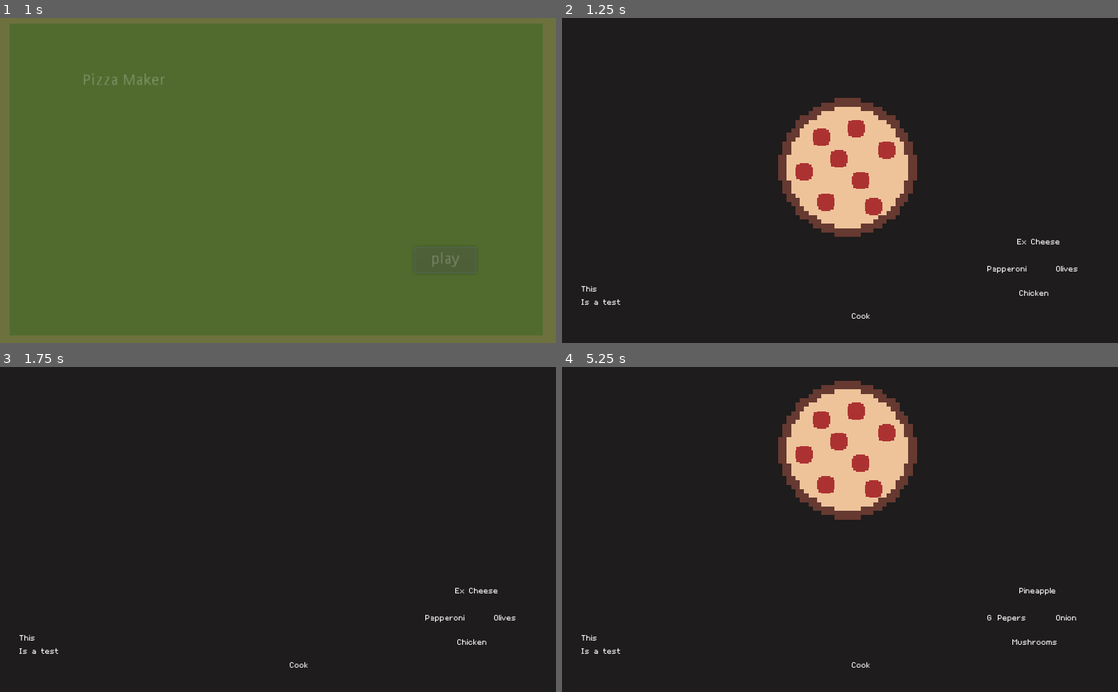
Above: before the commit, frames 1-4 (two rows, left to right).
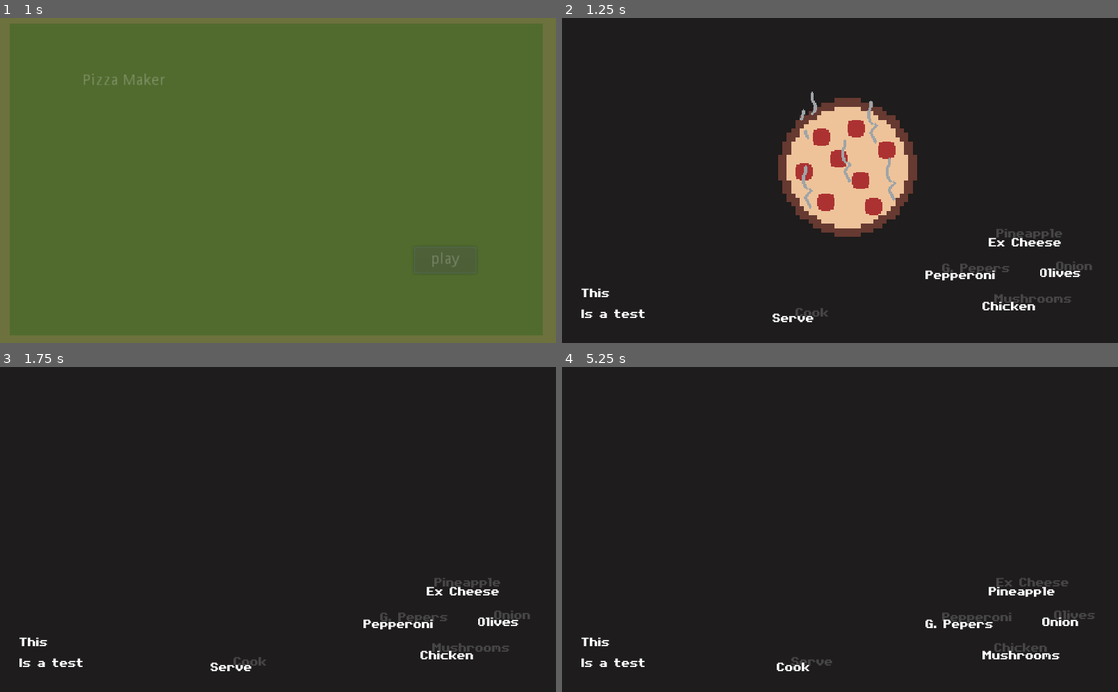
Above: after the commit, the same moments.

Repository: Boyquotes/pizza-maker
Game: Godot game, scene res://game/scene/main_menu.tscn
Two runs of this game, one before a commit and one after it. Both use one fixed random seed, a clock stepped at 60 frames per second and the inputs below.
Inputs:
- Up to frame 1 (1 s): click "play" at 0.5 s
- Up to frame 2 (1.25 s): no input
- Up to frame 3 (1.75 s): tap Enter (ui_accept) at 1.25 s; hold Right (right_topping) from 1.28 s (still down); hold Enter (ui_accept) from 1.28 s (still down)
- Up to frame 4 (5.25 s): release Right (right_topping) at 2.03 s; release Enter (ui_accept) at 2.03 s; hold Down (down_topping) 2.03-2.78 s; tap Enter (ui_accept) at 2.1, 2.27, 2.57, 3.6, 3.77, 4.07, 5.1 s; hold Right (right_topping) 2.78-3.53 s; hold Enter (ui_accept) 2.78-3.53 s; hold Up (up_topping) 3.53-4.28 s; hold Enter (ui_accept) 4.28-5.03 s; hold Shift (left_shift) from 4.28 s (still down)

Frame 1 is identical in both runs. In frame 2, 2.1% of the frame differs, in the area x 3-96%, y 22-94%; in frame 3, 1.7%; in frame 4, 9.8%, in the area x 3-96%, y 4-94%.

Commit message:
Add shadow labels and steam sprites

Diff:
--- a/game/HUD.gd
+++ /dev/null
@@ -1,36 +0,0 @@
-extends CanvasLayer
-
-var font: DynamicFont
-
-onready var topping_up: Label = $ToppingUp
-onready var topping_down: Label = $ToppingDown
-onready var topping_right: Label = $ToppingRight
-onready var topping_left: Label = $ToppingLeft
-
-
-func _ready() -> void:
-	_load_font("res://game/font/mago1.ttf")
-	_set_font()
-
-func _load_font(path: String) -> void:
-	font = DynamicFont.new()
-	font.font_data = load(path)
-	font.size = 12
-
-func update_labels(shift_down: bool) -> void:
-	if shift_down:
-		self.topping_up.text = Global.toppings.alt_up.capitalize()
-		self.topping_down.text = Global.toppings.alt_down.capitalize()
-		self.topping_left.text = Global.toppings.alt_left.capitalize()
-		self.topping_right.text = Global.toppings.alt_right.capitalize()
-	else:
-		self.topping_up.text = Global.toppings.up.capitalize()
-		self.topping_down.text = Global.toppings.down.capitalize()
-		self.topping_left.text = Global.toppings.left.capitalize()
-		self.topping_right.text = Global.toppings.right.capitalize()
-
-
-func _set_font() -> void:
-	for node in self.get_children():
-		if node is Label:
-			node.add_font_override("font", font)
--- a/game/game.gd
+++ b/game/game.gd
@@ -16,7 +16,10 @@
 func _unhandled_key_input(event: InputEventKey) -> void:
 	if event.is_action_pressed("ui_accept"):
 		# $Pizza.pulse()
-		$AnimationPlayer.play("slide_pizza_out")
+		if self.is_shift_held:
+			pass # Cook pizza
+		else:
+			$AnimationPlayer.play("slide_pizza_out")
 
 	if event.is_action_pressed("up_topping"):
 		$Pizza.pulse()
--- /dev/null
+++ b/game/hud/HUD.gd
@@ -0,0 +1,63 @@
+extends CanvasLayer
+
+var font: DynamicFont
+
+onready var topping_up: Label = $ToppingUp
+onready var topping_down: Label = $ToppingDown
+onready var topping_right: Label = $ToppingRight
+onready var topping_left: Label = $ToppingLeft
+onready var bottom: Label = $Bottom
+
+onready var top_back: Label = $TopBack
+onready var left_back: Label = $LeftBack
+onready var down_back: Label = $DownBack
+onready var right_back: Label = $RightBack
+onready var bottom_back: Label = $BottomBack
+
+
+
+func _ready() -> void:
+	_load_font("res://game/font/c64esque.ttf")
+	_set_font()
+
+func _load_font(path: String) -> void:
+	font = DynamicFont.new()
+	font.font_data = load(path)
+	font.size = 18
+
+func update_labels(shift_down: bool) -> void:
+	if shift_down:
+		self.topping_up.text = Global.toppings.alt_up.capitalize()
+		self.top_back.text = Global.toppings.up.capitalize()
+
+		self.topping_down.text = Global.toppings.alt_down.capitalize()
+		self.down_back.text = Global.toppings.down.capitalize()
+
+		self.topping_left.text = Global.toppings.alt_left.capitalize()
+		self.left_back.text = Global.toppings.left.capitalize()
+
+		self.topping_right.text = Global.toppings.alt_right.capitalize()
+		self.right_back.text = Global.toppings.right.capitalize()
+		self.bottom.text = "Cook"
+		self.bottom_back.text = "Serve"
+	else:
+		self.topping_up.text = Global.toppings.up.capitalize()
+		self.top_back.text = Global.toppings.alt_up.capitalize()
+
+		self.topping_down.text = Global.toppings.down.capitalize()
+		self.down_back.text = Global.toppings.alt_down.capitalize()
+
+		self.topping_left.text = Global.toppings.left.capitalize()
+		self.left_back.text = Global.toppings.alt_left.capitalize()
+
+		self.topping_right.text = Global.toppings.right.capitalize()
+		self.right_back.text = Global.toppings.alt_right.capitalize()
+
+		self.bottom.text = "Serve"
+		self.bottom_back.text = "Cook"
+
+
+func _set_font() -> void:
+	for node in self.get_children():
+		if node is Label:
+			node.add_font_override("font", font)
--- a/game/hud/HUD.tscn
+++ b/game/hud/HUD.tscn
@@ -1,43 +1,79 @@
 [gd_scene load_steps=2 format=2]
 
-[ext_resource path="res://game/HUD.gd" type="Script" id=1]
+[ext_resource path="res://game/hud/HUD.gd" type="Script" id=1]
 
 [node name="HUD" type="CanvasLayer"]
 script = ExtResource( 1 )
 
 [node name="ToppingUp" type="Label" parent="."]
-margin_left = 418.0
-margin_top = 201.0
-margin_right = 458.0
-margin_bottom = 215.0
+margin_left = 393.0
+margin_top = 198.0
+margin_right = 433.0
+margin_bottom = 212.0
 text = "Peps"
 align = 1
 
+[node name="TopBack" type="Label" parent="."]
+margin_left = 400.0
+margin_top = 190.0
+margin_right = 440.0
+margin_bottom = 204.0
+custom_colors/font_color = Color( 1, 1, 1, 0.184314 )
+text = "Cook"
+align = 1
+
 [node name="ToppingLeft" type="Label" parent="."]
-margin_left = 390.0
+margin_left = 335.0
+margin_top = 228.0
+margin_right = 375.0
+margin_bottom = 242.0
+text = "Peps"
+align = 1
+
+[node name="LeftBack" type="Label" parent="."]
+margin_left = 350.0
+margin_top = 222.0
+margin_right = 390.0
+margin_bottom = 236.0
+custom_colors/font_color = Color( 1, 1, 1, 0.184314 )
+text = "Cook"
+align = 1
+
+[node name="ToppingDown" type="Label" parent="."]
+margin_left = 387.0
+margin_top = 257.0
+margin_right = 427.0
+margin_bottom = 271.0
+text = "Peps"
+align = 1
+
+[node name="DownBack" type="Label" parent="."]
+margin_left = 398.0
+margin_top = 250.0
+margin_right = 438.0
+margin_bottom = 264.0
+custom_colors/font_color = Color( 1, 1, 1, 0.184314 )
+text = "Cook"
+align = 1
+
+[node name="ToppingRight" type="Label" parent="."]
+margin_left = 439.0
 margin_top = 226.0
-margin_right = 430.0
+margin_right = 479.0
 margin_bottom = 240.0
 text = "Peps"
 align = 1
 
-[node name="ToppingDown" type="Label" parent="."]
-margin_left = 415.0
-margin_top = 249.0
-margin_right = 455.0
-margin_bottom = 263.0
-text = "Peps"
+[node name="RightBack" type="Label" parent="."]
+margin_left = 452.0
+margin_top = 220.0
+margin_right = 492.0
+margin_bottom = 234.0
+custom_colors/font_color = Color( 1, 1, 1, 0.184314 )
+text = "Cook"
 align = 1
 
-[node name="ToppingRight" type="Label" parent="."]
-margin_left = 445.0
-margin_top = 226.0
-margin_right = 485.0
-margin_bottom = 240.0
-text = "Peps"
-align = 1
-
-[node name="Label" type="Label" parent="."]
+[node name="Order" type="Label" parent="."]
 margin_left = 18.0
 margin_top = 245.0
 margin_right = 153.0
@@ -45,10 +81,19 @@
 text = "This
 Is a test"
 
-[node name="Label2" type="Label" parent="."]
-margin_left = 256.0
-margin_top = 270.0
-margin_right = 296.0
-margin_bottom = 284.0
+[node name="Bottom" type="Label" parent="."]
+margin_left = 193.0
+margin_top = 268.0
+margin_right = 233.0
+margin_bottom = 282.0
 text = "Cook"
 align = 1
+
+[node name="BottomBack" type="Label" parent="."]
+margin_left = 210.0
+margin_top = 263.0
+margin_right = 250.0
+margin_bottom = 277.0
+custom_colors/font_color = Color( 1, 1, 1, 0.184314 )
+text = "Cook"
+align = 1
--- a/game/pizza/pizza.tscn
+++ b/game/pizza/pizza.tscn
@@ -1,8 +1,9 @@
-[gd_scene load_steps=6 format=2]
+[gd_scene load_steps=14 format=2]
 
 [ext_resource path="res://game/pizza/peps.png" type="Texture" id=1]
 [ext_resource path="res://game/pizza/dough.png" type="Texture" id=2]
 [ext_resource path="res://game/pizza/pizza.gd" type="Script" id=3]
+[ext_resource path="res://game/pizza/steam.png" type="Texture" id=4]
 
 [sub_resource type="Animation" id=1]
 resource_name = "pulse"
@@ -23,6 +24,38 @@
 "values": [ Vector2( 0, 0 ), Vector2( 0, 0 ) ]
 }
 
+[sub_resource type="AtlasTexture" id=3]
+atlas = ExtResource( 4 )
+region = Rect2( 0, 0, 32, 56 )
+
+[sub_resource type="AtlasTexture" id=4]
+atlas = ExtResource( 4 )
+region = Rect2( 32, 0, 32, 56 )
+
+[sub_resource type="AtlasTexture" id=5]
+atlas = ExtResource( 4 )
+region = Rect2( 64, 0, 32, 56 )
+
+[sub_resource type="AtlasTexture" id=6]
+atlas = ExtResource( 4 )
+region = Rect2( 96, 0, 32, 56 )
+
+[sub_resource type="AtlasTexture" id=7]
+atlas = ExtResource( 4 )
+region = Rect2( 128, 0, 32, 56 )
+
+[sub_resource type="AtlasTexture" id=8]
+atlas = ExtResource( 4 )
+region = Rect2( 160, 0, 32, 56 )
+
+[sub_resource type="SpriteFrames" id=9]
+animations = [ {
+"frames": [ SubResource( 3 ), SubResource( 4 ), SubResource( 5 ), SubResource( 6 ), SubResource( 7 ), SubResource( 8 ) ],
+"loop": true,
+"name": "default",
+"speed": 5.0
+} ]
+
 [node name="Pizza" type="Node2D"]
 script = ExtResource( 3 )
 
@@ -37,3 +70,35 @@
 anims/slide_in = SubResource( 2 )
 
 [node name="Tween" type="Tween" parent="."]
+
+[node name="SteamSprites" type="Node2D" parent="."]
+
+[node name="Steam" type="AnimatedSprite" parent="SteamSprites"]
+position = Vector2( -36, -45 )
+frames = SubResource( 9 )
+frame = 3
+playing = true
+
+[node name="Steam2" type="AnimatedSprite" parent="SteamSprites"]
+position = Vector2( 39, 14 )
+frames = SubResource( 9 )
+frame = 2
+playing = true
+
+[node name="Steam3" type="AnimatedSprite" parent="SteamSprites"]
+position = Vector2( 22, -39 )
+frames = SubResource( 9 )
+frame = 2
+playing = true
+
+[node name="Steam4" type="AnimatedSprite" parent="SteamSprites"]
+position = Vector2( -2, -3 )
+frames = SubResource( 9 )
+frame = 2
+playing = true
+
+[node name="Steam5" type="AnimatedSprite" parent="SteamSprites"]
+position = Vector2( -38, 21 )
+frames = SubResource( 9 )
+frame = 2
+playing = true
Binary file added: game/font/c64esque.ttf
Binary file added: game/pizza/steam.png
Not shown, added: game/pizza/steam.png.import
Not shown, removed: pizza-maker.pck
Not shown, changed: pizza-maker.x86_64
